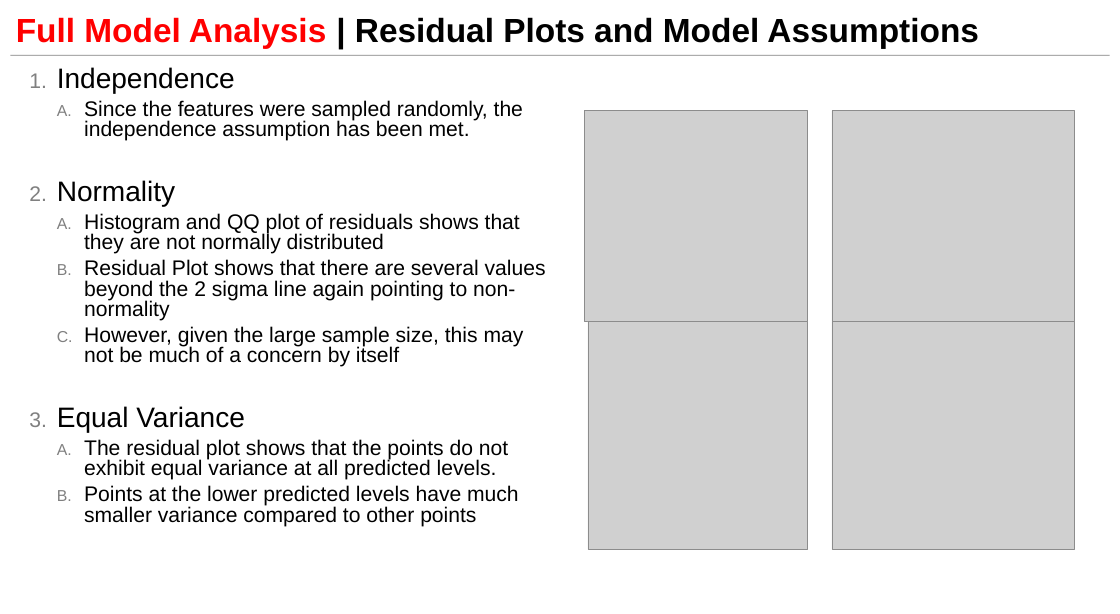
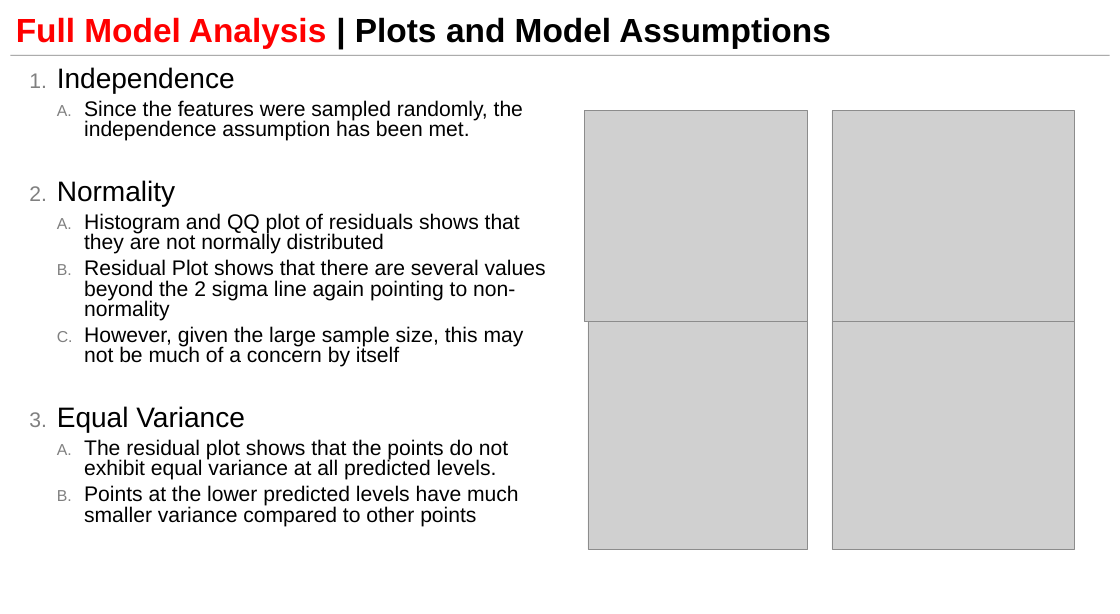
Before and after one commit to ngupta23/DS6372-PredictingPerformanceIntegratedCircuits1, a slide deck: slide 13 of Presentation/MSDS6372_Project1_Presentation.pptx. Drawn at 1120x614 pixels with LibreOffice and Linux fonts; fonts in the diff are those of the drawing; grey boxes stand for pictures. Boxes give left, top, right and bottom in pixels: in the first picture for what was removed or moved away, otherwise in the second. Text is boxed around its words. In the diff, an @@ line names an element or a change of style, - is before the commit and + after.

```diff
--- a/Presentation/MSDS6372_Project1_Presentation.pptx
+++ b/Presentation/MSDS6372_Project1_Presentation.pptx
@@ title at <box>16,17,831,48</box>: text changed @@
-Full Model Analysis | Residual Plots and Model Assumptions
+Full Model Analysis | Plots and Model Assumptions
```
Also in this commit, not shown: 7 other slides changed, 1 other file.
